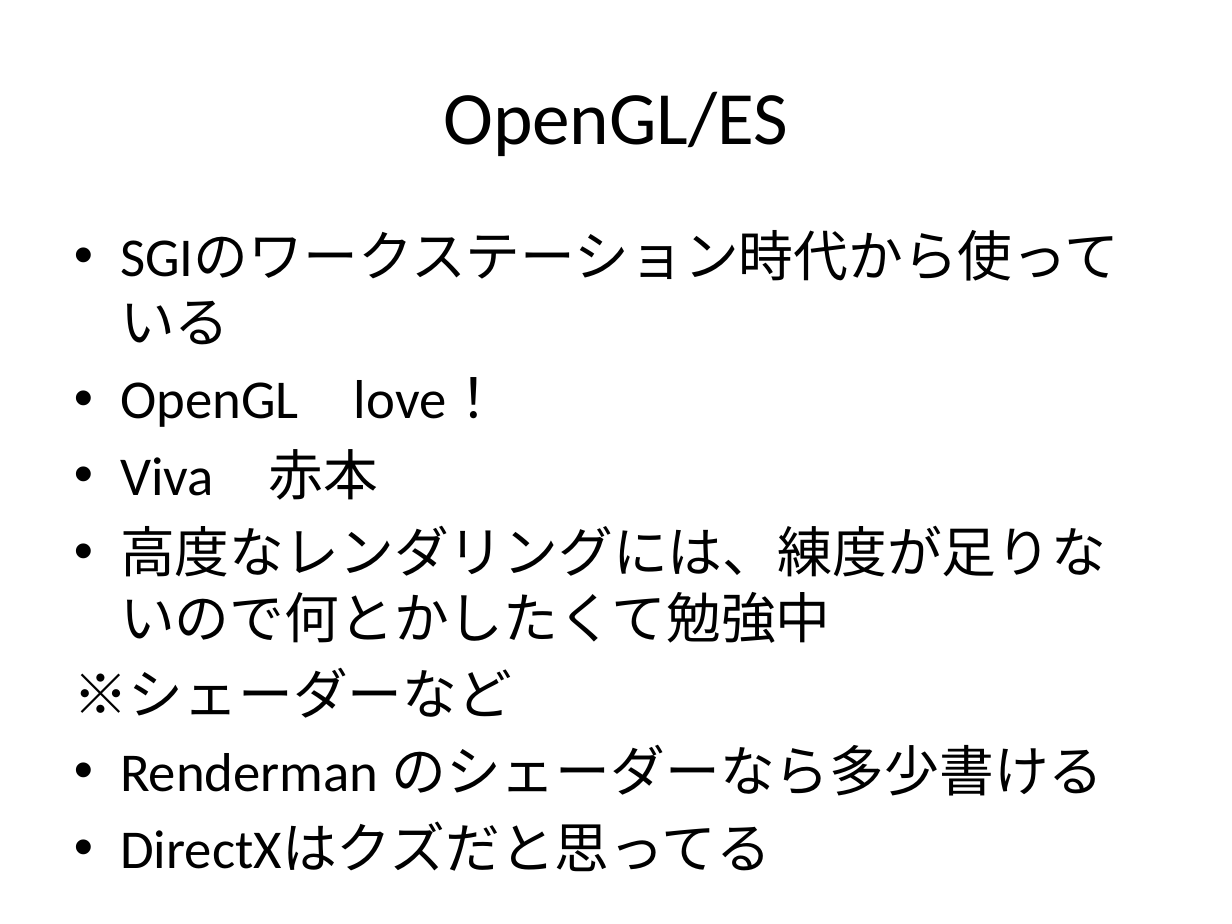
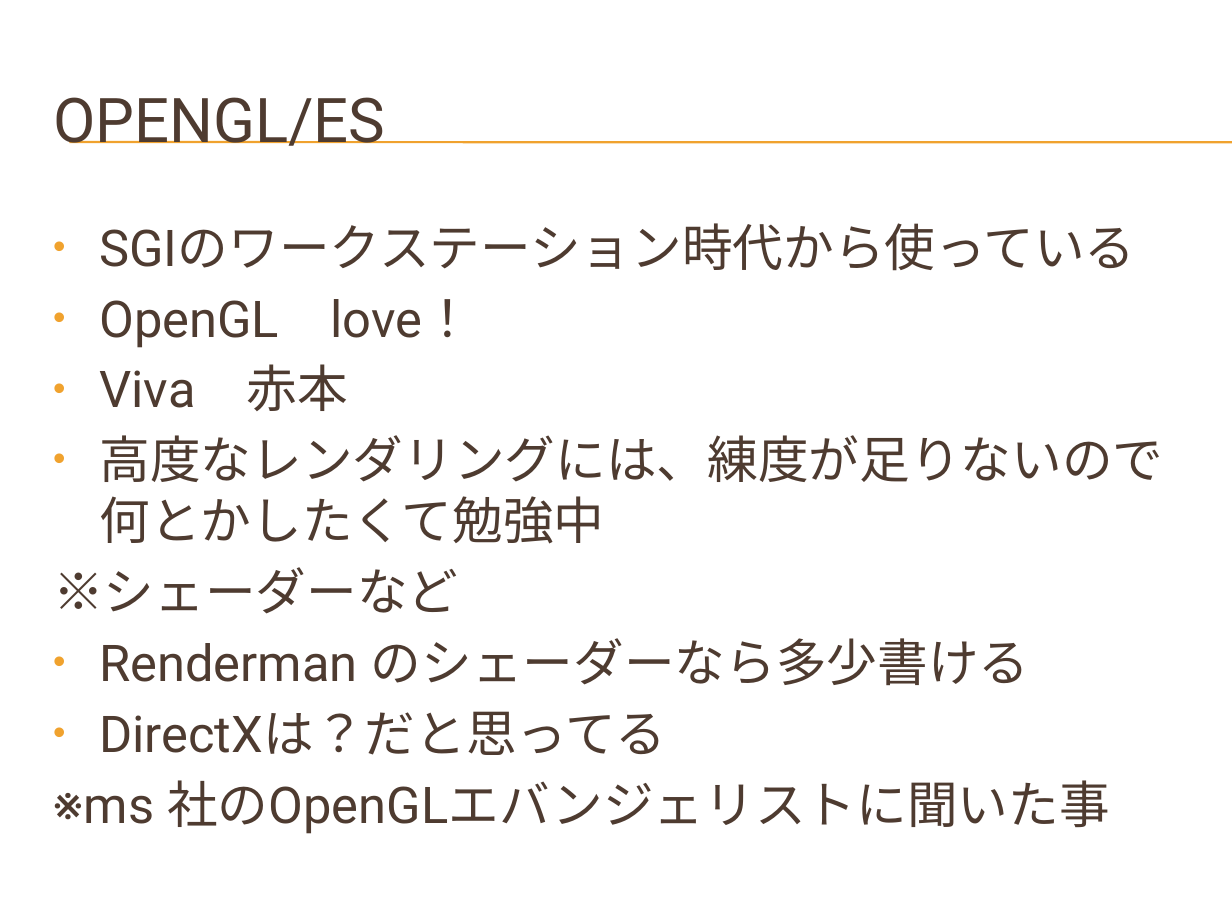
Before and after one commit to hirakuni45/glfw3_app, a slide deck: slide 4 of glfw3_app/docs/GLFW3_OpenGL_GUI.pptx. Drawn at 1232x924 pixels with LibreOffice and Linux fonts; fonts in the diff are those of the drawing; background and template pictures are left out. Boxes give left, top, right and bottom in pixels: in the first picture for what was removed or moved away, otherwise in the second. Text is boxed around its words. In the diff, an @@ line names an element or a change of style, - is before the commit and + after.

Commit message:
boost 勉強会用資料更新

```diff
--- a/glfw3_app/docs/GLFW3_OpenGL_GUI.pptx
+++ b/glfw3_app/docs/GLFW3_OpenGL_GUI.pptx
@@ title at (53,97,385,146): text changed; size 44 to 36 pt; font Calibri to Roboto; text colour #000000 to #4E3B30 @@
-OpenGL/ES
+OPENGL/ES
@@ line added from (69, 142) to (1232, 142), #F0A22E 0.75 pt @@
@@ line added from (69, 143) to (1232, 143), #F0A22E 0.75 pt @@
@@ text "SGIのワークステーション時代から使っている": place and size @@
-text "SGIのワークステーション時代から使っている" at (74,377,1106,796)
+text "SGIのワークステーション時代から使っている" at (53,223,1163,834)
@@ text at (53,223,1163,686): size 32 to 29.6 pt, font Calibri to Roboto, text colour #000000 to #4E3B30 in "SGIのワークステーション時代から使っている", "OpenGL love！", "Viva 赤本", "高度なレンダリングには、練度が足りないので何とかしたくて勉強中" and 2 more places @@
@@ text at (53,711,1110,834): text changed; size 32 to 29.6 pt; font Calibri to Roboto; text colour #000000 to #4E3B30 @@
-• DirectXはクズだと思ってる
+• DirectXは？だと思ってる
+※ms 社のOpenGLエバンジェリストに聞いた事
```
Also in this commit, not shown: 36 other slides changed, 2 other files.
